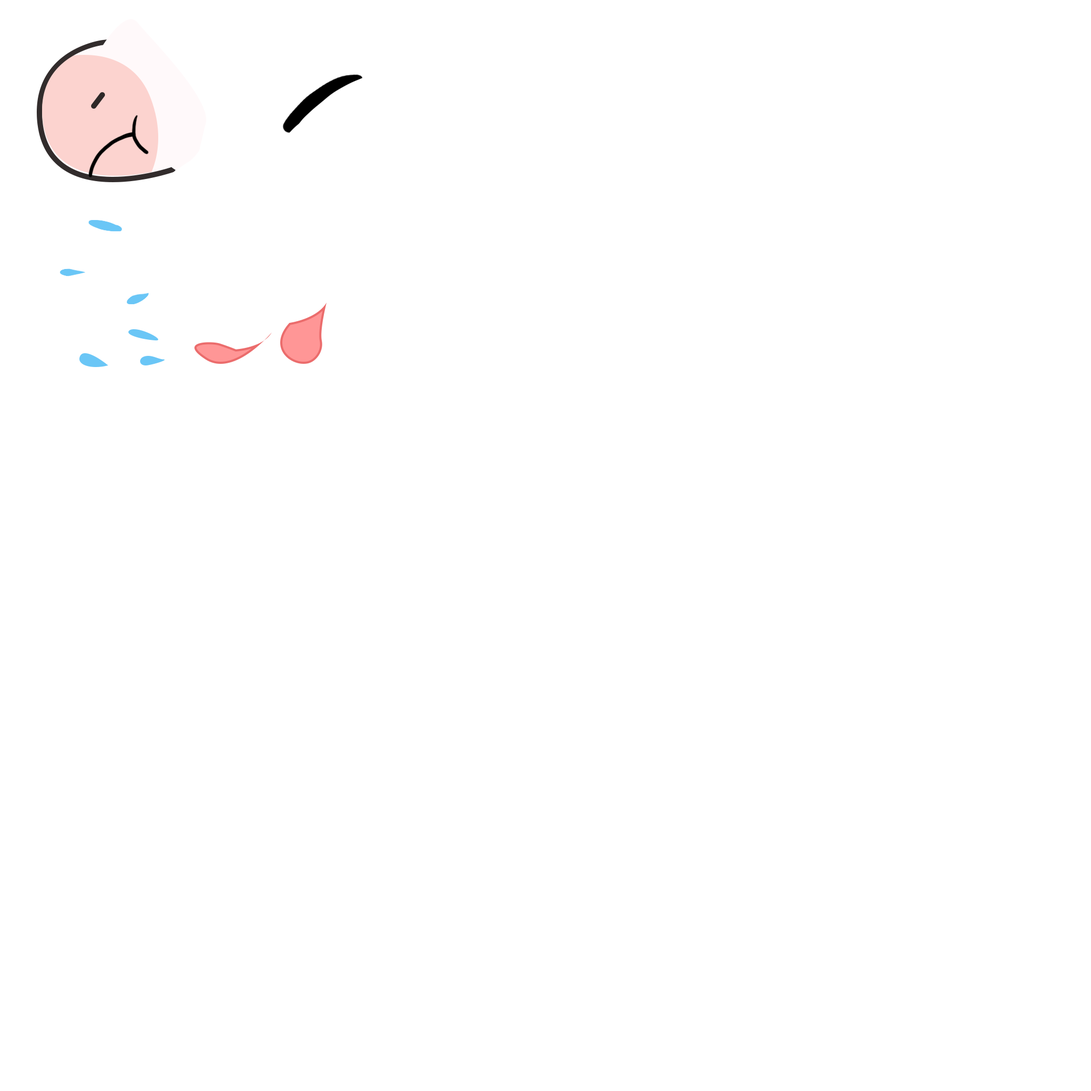
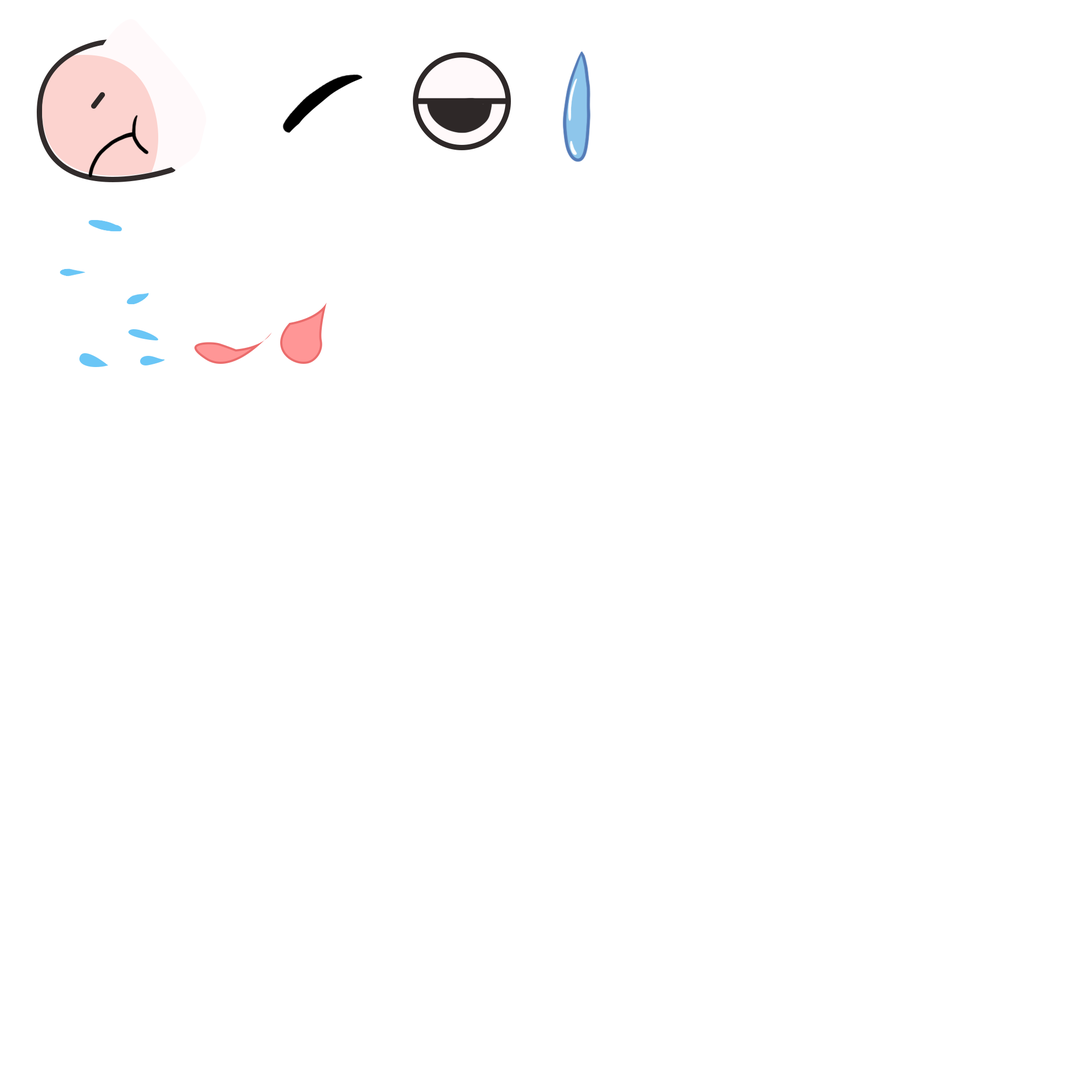
Two versions of the same layered image (1091×1091). Layer-by-layer changes:
added layer "Layer 5" above "Layer 6" over [562, 51, 592, 163]
added layer "Layer 6" above "Layer 4" over [565, 54, 589, 160]
added layer "Layer 4" above "Ellipse 9" over [414, 97, 511, 134]
added layer "Ellipse 9" above "Layer 3" over [413, 52, 512, 151]
